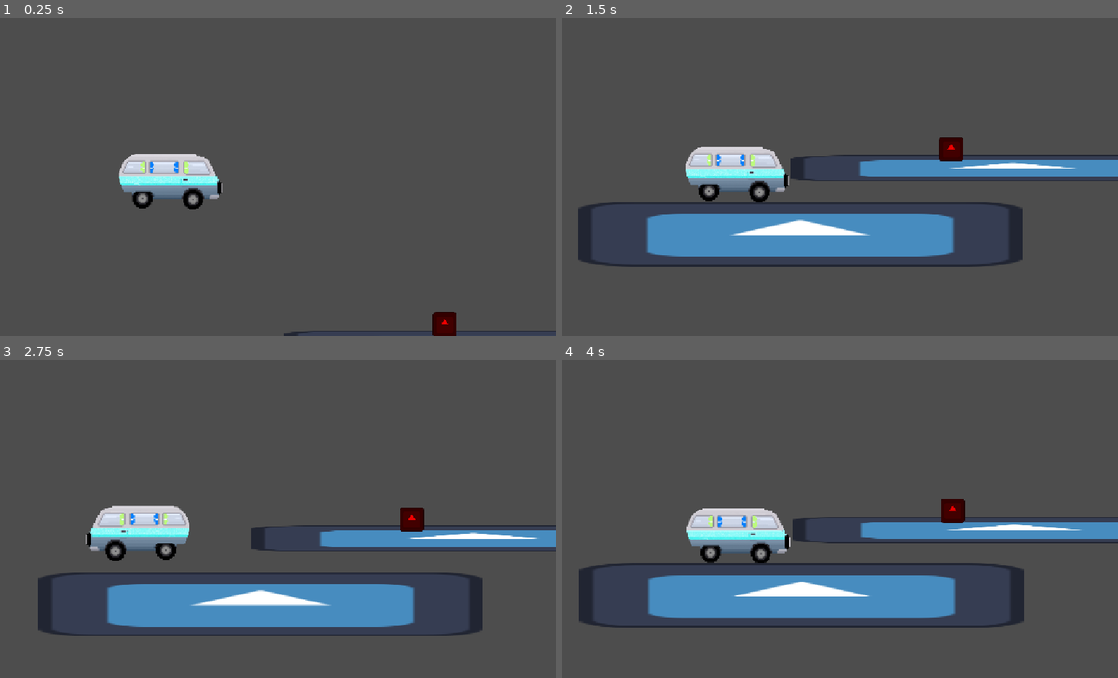
Above: before the commit, frames 1-4 (two rows, left to right).
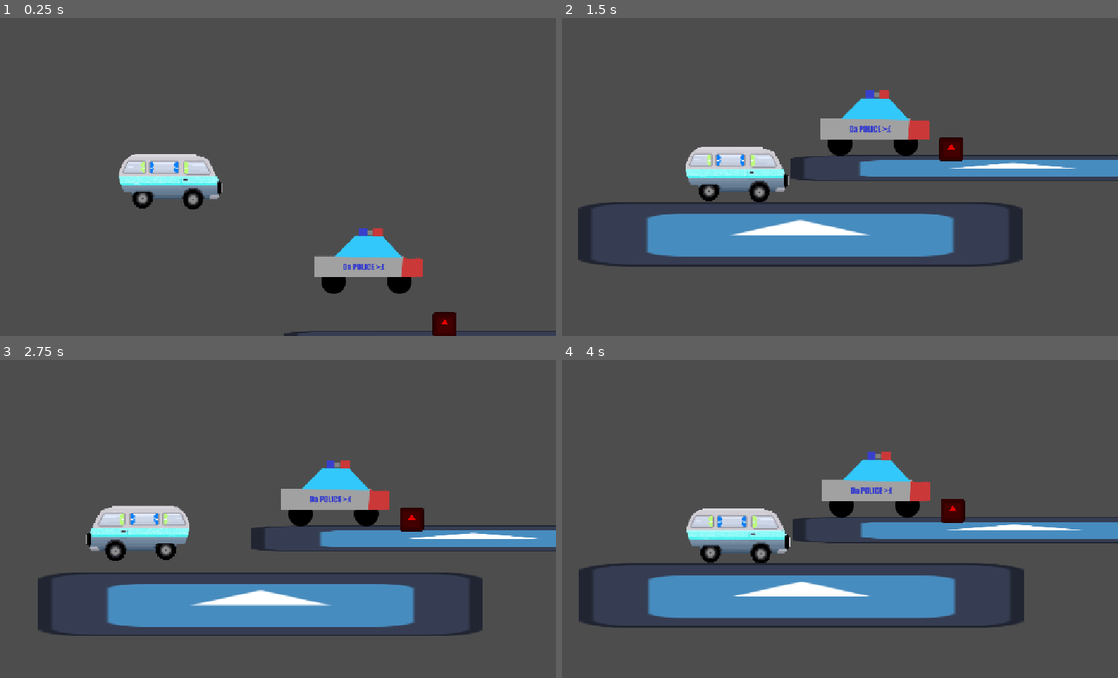
Above: after the commit, the same moments.

Repository: dezraec/roadtrip-game
Game: Godot game, scene res://van_test_map.tscn
Two runs of this game, one before a commit and one after it. Both use one fixed random seed, a clock stepped at 60 frames per second and the inputs below. The engine's default icon, where the game draws it, is replaced by a stand-in: a white triangle on a blue panel in a dark square.
Inputs:
- Up to frame 1 (0.25 s): no input
- Up to frame 2 (1.5 s): hold D (MoveRight) from 0.53 s (still down); tap Space (Jump) at 0.77 s
- Up to frame 3 (2.75 s): tap Space (Jump) at 1.52 s; release D (MoveRight) at 2.03 s; hold A (MoveLeft) from 2.03 s (still down)
- Up to frame 4 (4 s): release A (MoveLeft) at 2.78 s; hold D (MoveRight) from 2.78 s (still down); tap Space (Jump) at 3.02, 3.77 s

The runs differ from the first frame. In frame 1, 2.3% of the frame differs, in the area x 56-77%, y 66-87%; in frame 2, 2.3%; in frame 3, 2.3%; in frame 4, 2.3%, in the area x 46-67%, y 28-50%.

Commit message:
I added a police sprite, but I have yet to finish its controls.

Diff:
--- /dev/null
+++ b/police.gd
@@ -0,0 +1,14 @@
+extends RigidBody2D
+
+
+# Called every frame. 'delta' is the elapsed time since the previous frame.
+func _physics_process(delta: float) -> void:
+	pass
+	var vanRef = VanLocator.van # This is police's own local reference to the van's location.
+
+	# TO-DO:
+	# Find direction and magnitude from polic to van
+	# Use that to apply_force()
+	# Make sure to multuiply your result with delta
+
+	# First step - get reference to van
--- /dev/null
+++ b/police.tscn
@@ -0,0 +1,29 @@
+[gd_scene format=3 uid="uid://b3wtc58vwp3tl"]
+
+[ext_resource type="Script" uid="uid://ju5r202pshnm" path="res://police.gd" id="1_cw7eu"]
+[ext_resource type="Texture2D" uid="uid://coolbqtrtesl5" path="res://Character Assets/da_police.png" id="1_efjuj"]
+
+[sub_resource type="SpriteFrames" id="SpriteFrames_6lc5d"]
+animations = [{
+"frames": [{
+"duration": 1.0,
+"texture": ExtResource("1_efjuj")
+}],
+"loop": 1,
+"name": &"default",
+"speed": 5.0
+}]
+
+[sub_resource type="RectangleShape2D" id="RectangleShape2D_tnpr2"]
+size = Vector2(214, 130)
+
+[node name="police" type="RigidBody2D" unique_id=818205082]
+script = ExtResource("1_cw7eu")
+
+[node name="AnimatedSprite2D" type="AnimatedSprite2D" parent="." unique_id=679655336]
+scale = Vector2(0.75, 0.75)
+sprite_frames = SubResource("SpriteFrames_6lc5d")
+
+[node name="CollisionShape2D" type="CollisionShape2D" parent="." unique_id=1822638392]
+position = Vector2(-1, -1)
+shape = SubResource("RectangleShape2D_tnpr2")
--- /dev/null
+++ b/police/police.gd
@@ -0,0 +1,11 @@
+extends Area2D
+
+
+# Called when the node enters the scene tree for the first time.
+func _ready() -> void:
+	pass # Replace with function body.
+
+
+# Called every frame. 'delta' is the elapsed time since the previous frame.
+func _process(delta: float) -> void:
+	pass
--- /dev/null
+++ b/police/police.tscn
@@ -0,0 +1,27 @@
+[gd_scene format=3 uid="uid://boyqo6vsunmhv"]
+
+[ext_resource type="Texture2D" uid="uid://coolbqtrtesl5" path="res://Character Assets/da_police.png" id="1_efjuj"]
+
+[sub_resource type="SpriteFrames" id="SpriteFrames_6lc5d"]
+animations = [{
+"frames": [{
+"duration": 1.0,
+"texture": ExtResource("1_efjuj")
+}],
+"loop": 1,
+"name": &"default",
+"speed": 5.0
+}]
+
+[sub_resource type="RectangleShape2D" id="RectangleShape2D_tnpr2"]
+size = Vector2(291, 169)
+
+[node name="police" type="Area2D" unique_id=1933344271]
+metadata/_edit_group_ = true
+
+[node name="AnimatedSprite2D" type="AnimatedSprite2D" parent="." unique_id=679655336]
+sprite_frames = SubResource("SpriteFrames_6lc5d")
+
+[node name="CollisionShape2D" type="CollisionShape2D" parent="." unique_id=1822638392]
+position = Vector2(-0.5, -1.5)
+shape = SubResource("RectangleShape2D_tnpr2")
--- a/project.godot
+++ b/project.godot
@@ -14,6 +14,10 @@
 run/main_scene="uid://d0bc8121jkjpf"
 config/features=PackedStringArray("4.7", "Forward Plus")
 config/icon="res://icon.svg"
+
+[autoload]
+
+VanLocator="*uid://6wunmnnehk6y"
 
 [display]
 
--- a/van.gd
+++ b/van.gd
@@ -6,6 +6,9 @@
 @export var jump_velocity = -450.0
 
 const MAX_SPEED = 700.0
+
+func _ready() -> void: # Start
+	VanLocator.van
 
 func _physics_process(delta: float) -> void:
 	# Add the gravity.
@@ -30,6 +33,7 @@
 	else:
 		velocity.x = move_toward(velocity.x, 0, neutral_braking)
 
+
 	velocity.x = clamp(velocity.x, -MAX_SPEED, MAX_SPEED)
 	if direction != 0:
 		$Sprite2D.flip_h = velocity.x < 0
--- /dev/null
+++ b/van_locator.gd
@@ -0,0 +1,3 @@
+extends Node
+
+var van = null
--- a/van_test_map.tscn
+++ b/van_test_map.tscn
@@ -3,6 +3,7 @@
 [ext_resource type="PackedScene" uid="uid://ccm6apa6d0xts" path="res://van.tscn" id="1_esc74"]
 [ext_resource type="Texture2D" uid="uid://b8s83dfrev7bq" path="res://icon.svg" id="2_0jrb1"]
 [ext_resource type="PackedScene" uid="uid://c7kk7m3fhjk1u" path="res://road_spikes.tscn" id="3_0jrb1"]
+[ext_resource type="PackedScene" uid="uid://b3wtc58vwp3tl" path="res://police.tscn" id="4_t7mtd"]
 
 [sub_resource type="RectangleShape2D" id="RectangleShape2D_7onm5"]
 size = Vector2(128, 130)
@@ -35,3 +36,6 @@
 
 [node name="RoadSpikes" parent="." unique_id=1309468944 instance=ExtResource("3_0jrb1")]
 position = Vector2(731, 410)
+
+[node name="police" parent="." unique_id=1933344271 instance=ExtResource("4_t7mtd")]
+position = Vector2(580, 256)
Not shown, added: police.gd.uid
Not shown, added: police/police.gd.uid
Not shown, added: van_locator.gd.uid
